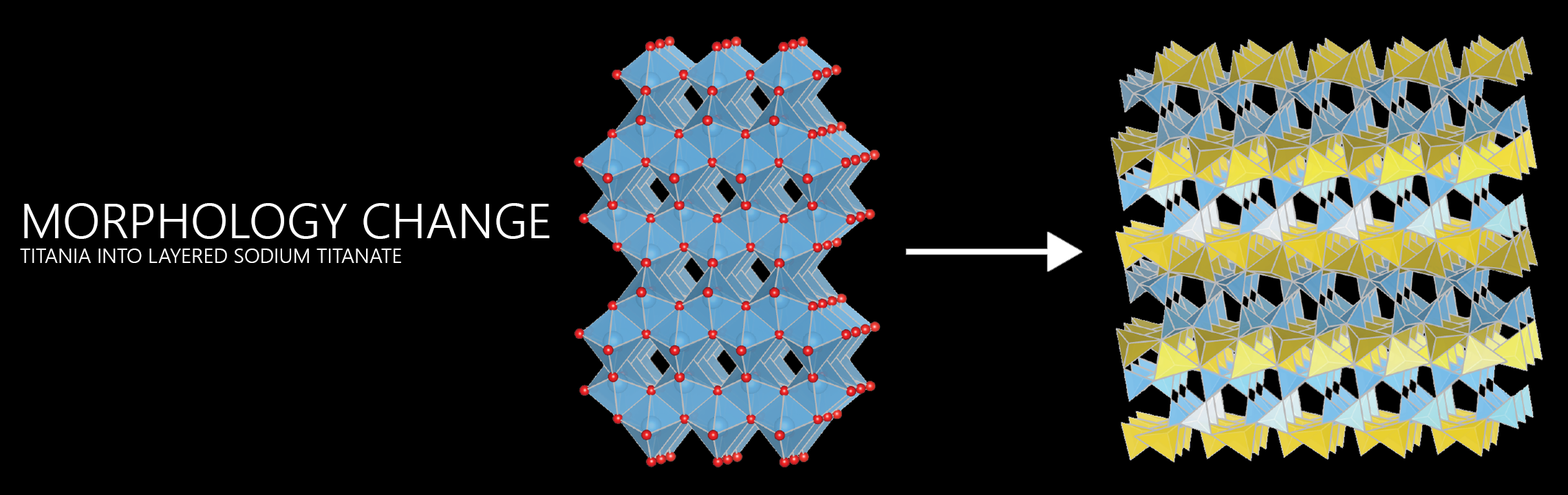
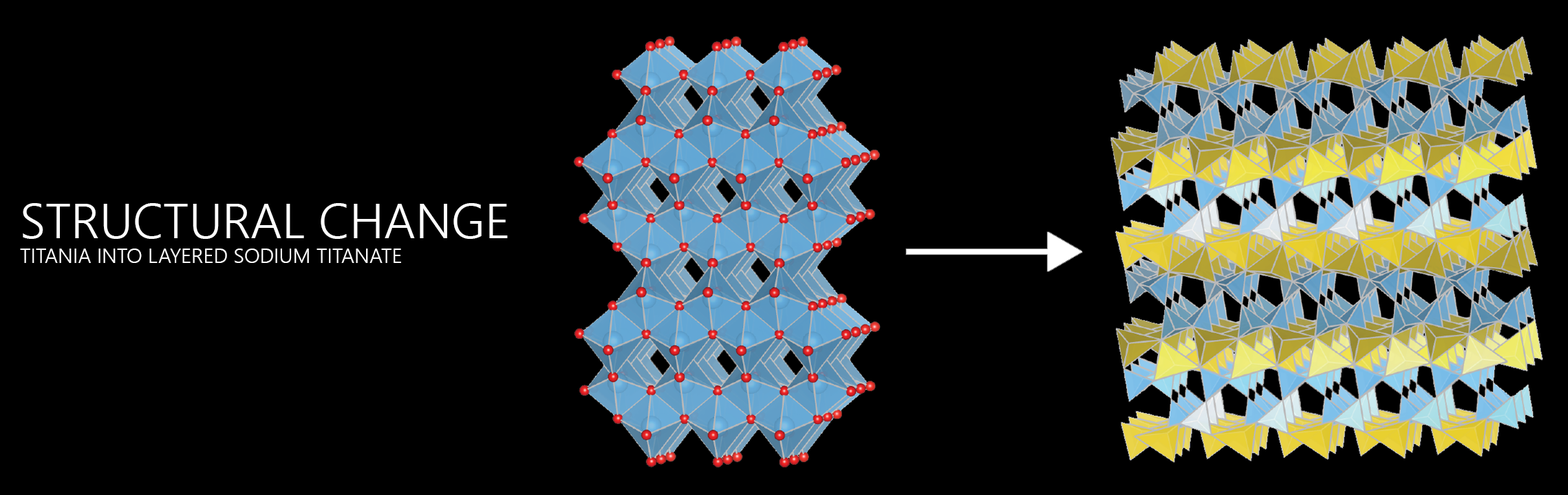
Two versions of the same layered image (1568px x 495px). Layer-by-layer changes:
renamed "MORPHOLOGY CHANGE TITANIA INTO LAYERED SODIUM TITANATE" to "STRUCTURAL CHANGE TITANIA INTO LAYERED SODIUM TITANATE", painted on it over left=22, top=202, right=550, bottom=239
